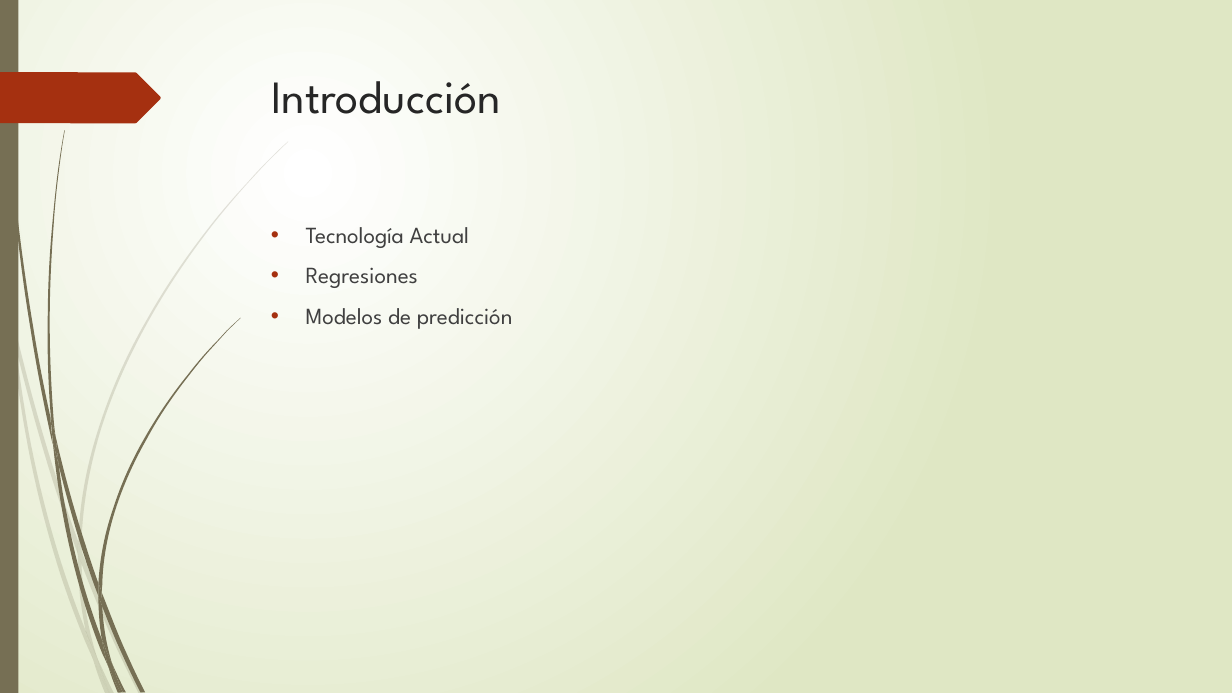
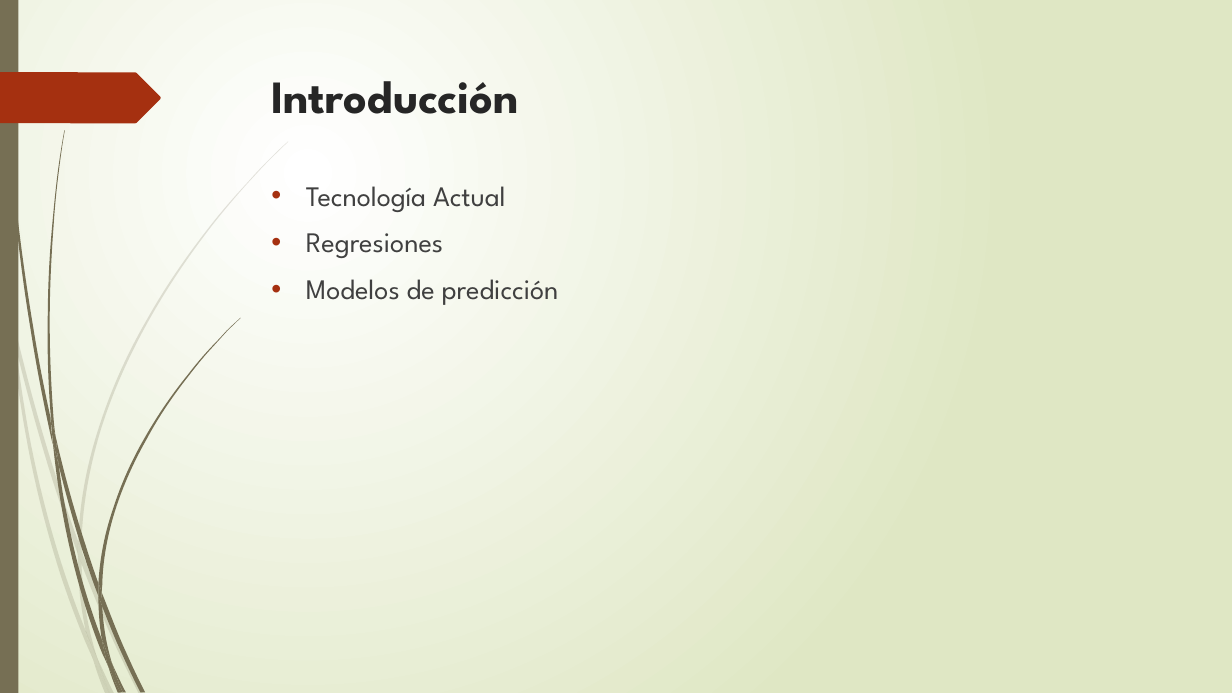
Before and after one commit to corderobot/Kaggle_House-Prices, a slide deck: slide 3 of Docs/House Prices.pptx. Drawn at 1232x693 pixels with LibreOffice and Linux fonts; fonts in the diff are those of the drawing. Boxes give left, top, right and bottom in pixels: in the first picture for what was removed or moved away, otherwise in the second. Text is boxed around its words. In the diff, an @@ line names an element or a change of style, - is before the commit and + after.

```diff
--- a/Docs/House Prices.pptx
+++ b/Docs/House Prices.pptx
@@ title "Introducción" at (x1=271, y1=81, x2=518, y2=114): bold on @@
@@ text "Tecnología Actual" moved from (x1=306, y1=227, x2=513, y2=329) to (x1=306, y1=186, x2=559, y2=305) @@
@@ text "Tecnología Actual" at (x1=306, y1=186, x2=559, y2=305): size 18 to 22 pt @@
```
Also in this commit, not shown: 4 other slides changed, 9 slides added, 4 slides removed.
